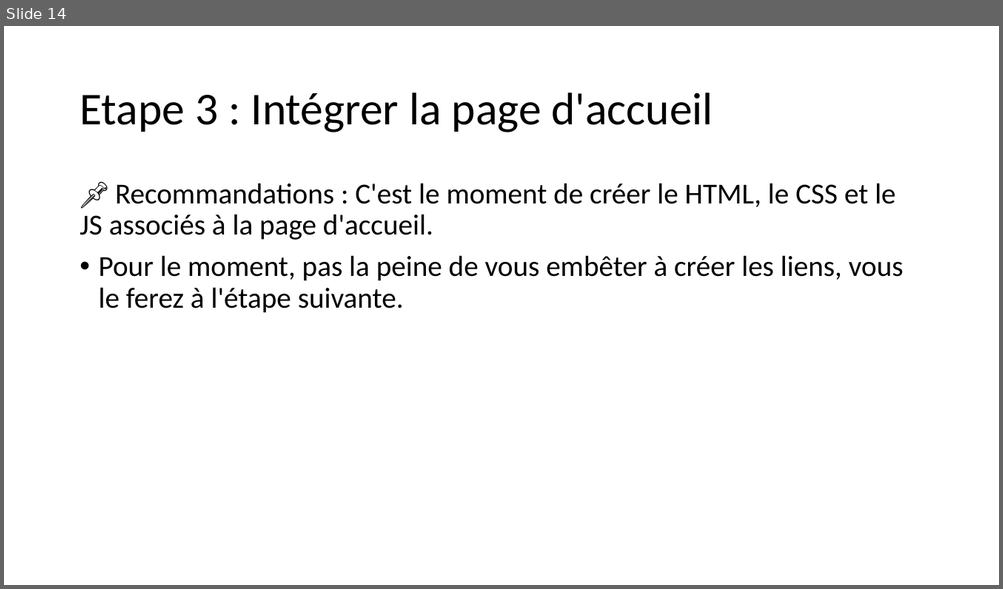
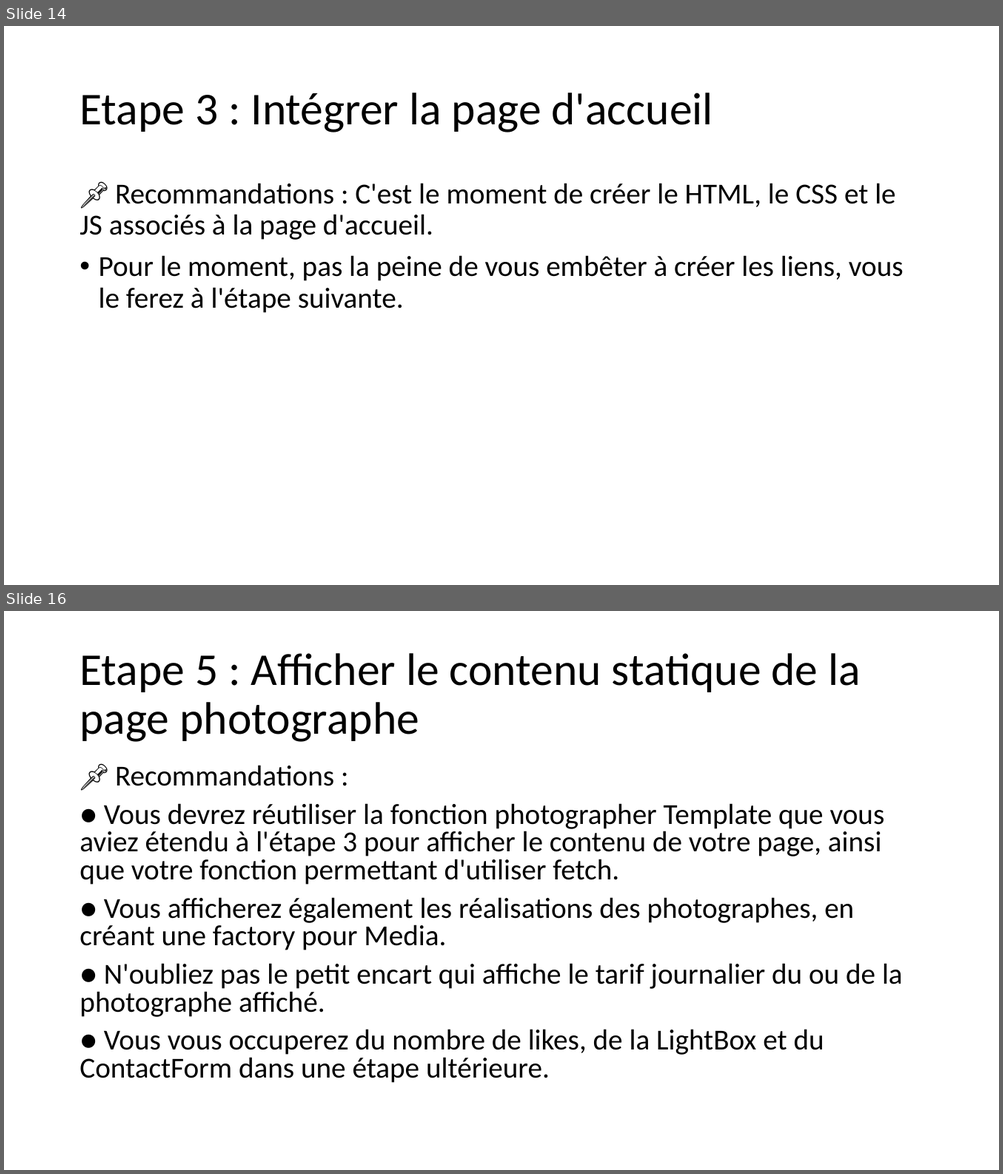
Before and after one commit to treisse93/Front-End-Fisheye.github.io, a slide deck: projet_6_presentation.pptx. Shown one above the other, each under a label of ours: slide 14 before the commit, slides 14 and 16 after it; the slides between them are not shown. The pictures are 1003x589 and 1003x1174 pixels, drawn with LibreOffice and Linux fonts; fonts in the diff are those of the drawing. Boxes give left, top, right and bottom in pixels: in the first picture for what was removed or moved away, otherwise in the second. Text is boxed around its words. In the diff, an @@ line names an element or a change of style, - is before the commit and + after.

```diff
--- a/projet_6_presentation.pptx
+++ b/projet_6_presentation.pptx
@@ slide 16 added at [4,611,999,1170], background #FFFFFF @@
@@ title added at [79,653,860,742], 44 pt, text #000000 @@
+Etape 5 : Afficher le contenu statique de la page photographe
@@ text added at [79,765,902,1083], 28 pt, text #000000 @@
+📌 Recommandations :
+● Vous devrez réutiliser la fonction photographer Template que vous aviez étendu à l'étape 3 pour afficher le contenu de votre page, ainsi que votre fonction permettant d'utiliser fetch.
+● Vous afficherez également les réalisations des photographes, en créant une factory pour Media.
+● N'oubliez pas le petit encart qui affiche le tarif journalier du ou de la photographe affiché.
+● Vous vous occuperez du nombre de likes, de la LightBox et du ContactForm dans une étape ultérieure.
```
Also in this commit, not shown: 1 other slide added, 11 other files.
